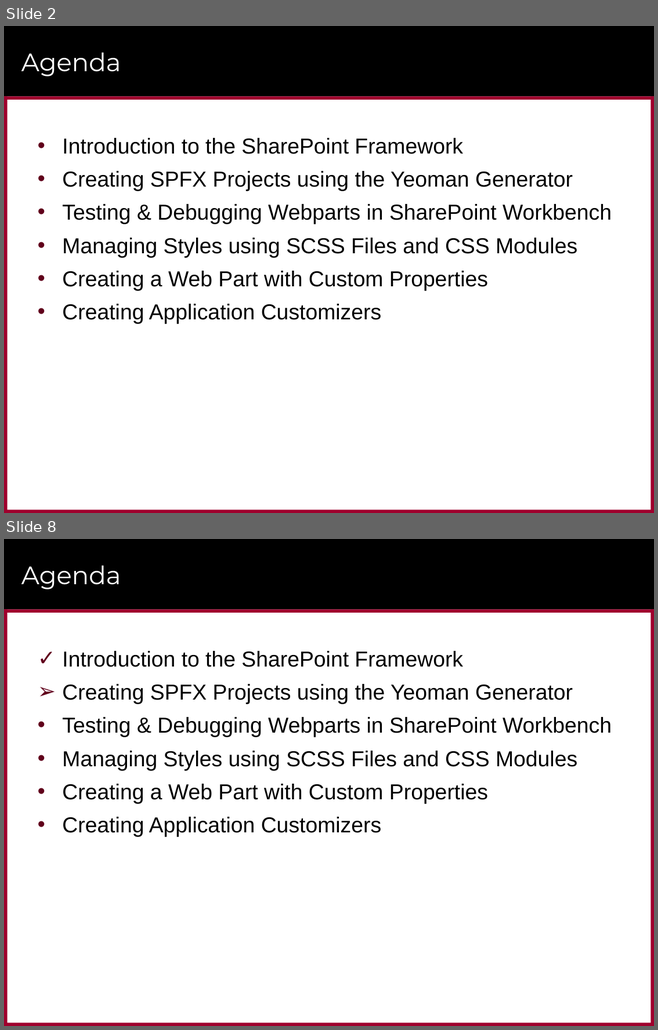
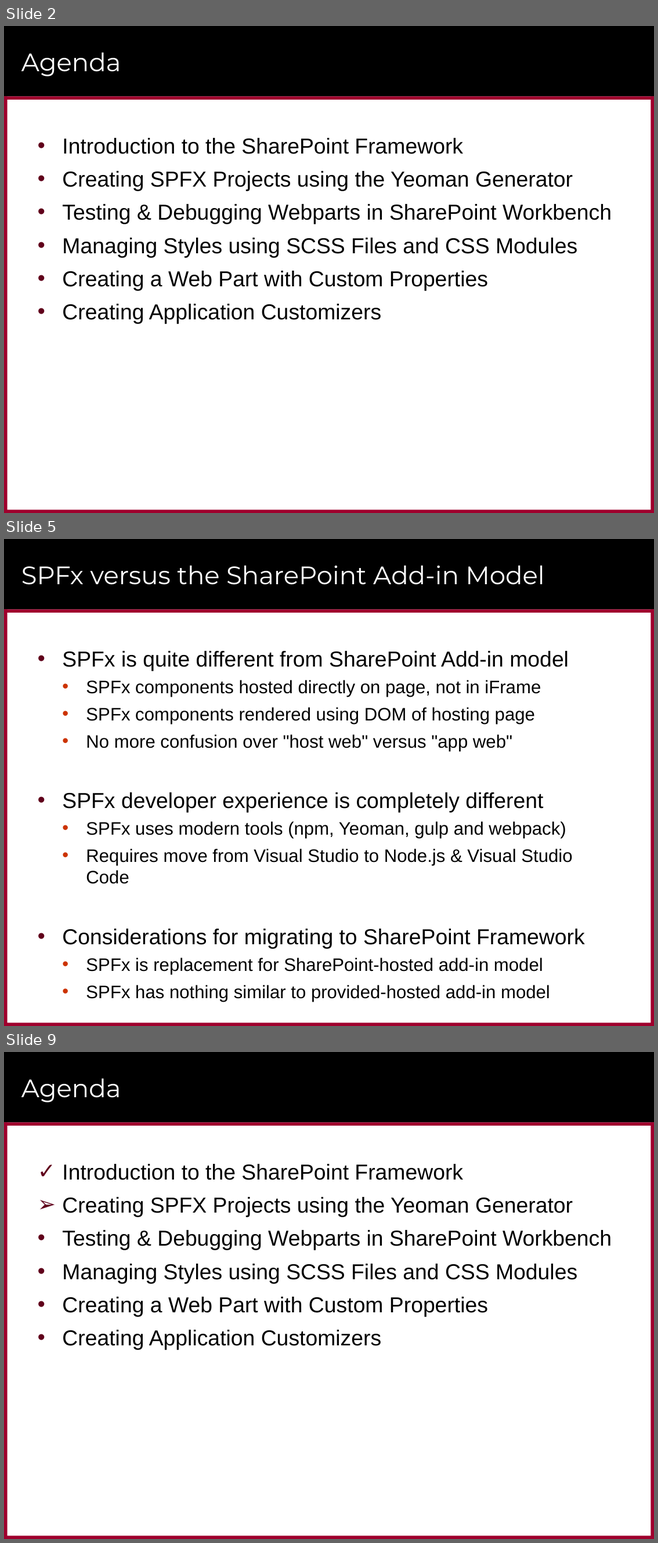
Before and after one commit to CriticalPathTraining/MSD365_Courseware, a slide deck: 04 SharePointFramework.pptx. Shown one above the other, each under a label of ours: slides 2 and 8 before the commit, slides 2, 5 and 9 after it; the slides between them are not shown. The pictures are 658x1030 and 658x1543 pixels, drawn with LibreOffice and Linux fonts; fonts in the diff are those of the drawing; background and template pictures are left out. Boxes give left, top, right and bottom in pixels: in the first picture for what was removed or moved away, otherwise in the second. Text is boxed around its words. In the diff, an @@ line names an element or a change of style, - is before the commit and + after.

```diff
--- a/04 SharePointFramework.pptx
+++ b/04 SharePointFramework.pptx
@@ slide 5 added at <box>4,539,654,1026</box>, background #FFFFFF; not listed: 6 template elements that a slide beside it also shows @@
@@ title added at <box>21,565,544,585</box>, 28 pt, text #FFFFFF @@
+SPFx versus the SharePoint Add-in Model
@@ text added at <box>62,651,585,1002</box>, 20 pt, text #000000 @@
+• SPFx is quite different from SharePoint Add-in model
+  • SPFx components hosted directly on page, not in iFrame
+  • SPFx components rendered using DOM of hosting page
+  • No more confusion over "host web" versus "app web"
+• SPFx developer experience is completely different
+  • SPFx uses modern tools (npm, Yeoman, gulp and webpack)
+  • Requires move from Visual Studio to Node.js & Visual Studio Code
+• Considerations for migrating to SharePoint Framework
+  • SPFx is replacement for SharePoint-hosted add-in model
+  • SPFx has nothing similar to provided-hosted add-in model
@@ what was slide 8 is now slide 9 @@
```
Also in this commit, not shown: 8 slides changed, 11 other slides added, 10 slides removed, 9 other files.
